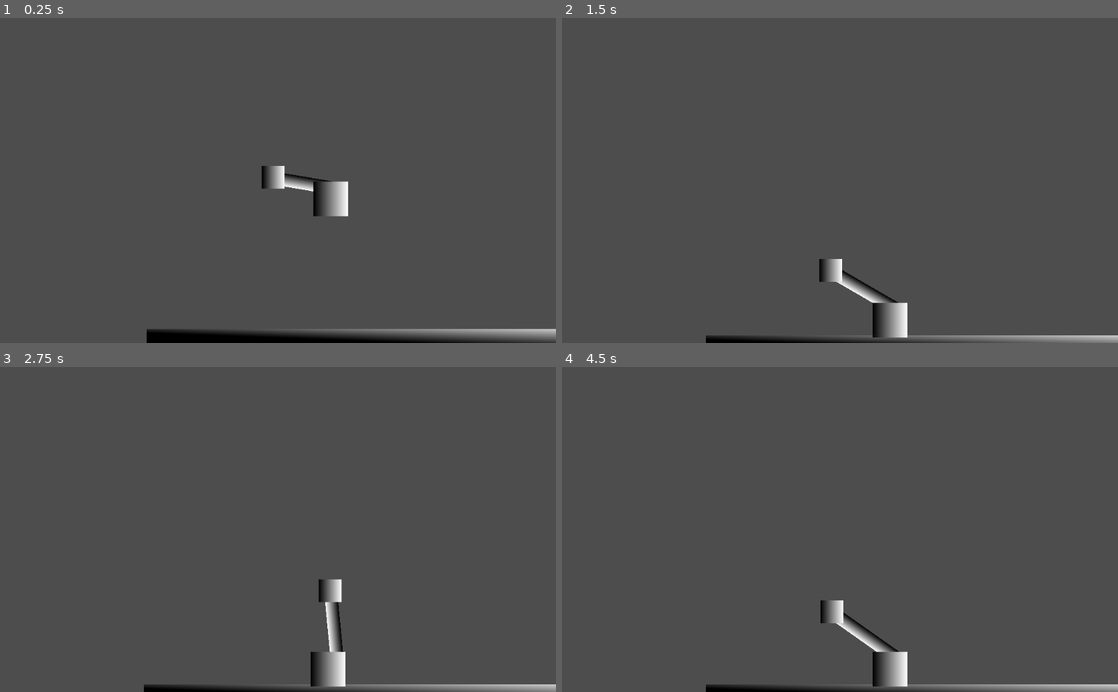
Above: before the commit, frames 1-4 (two rows, left to right).
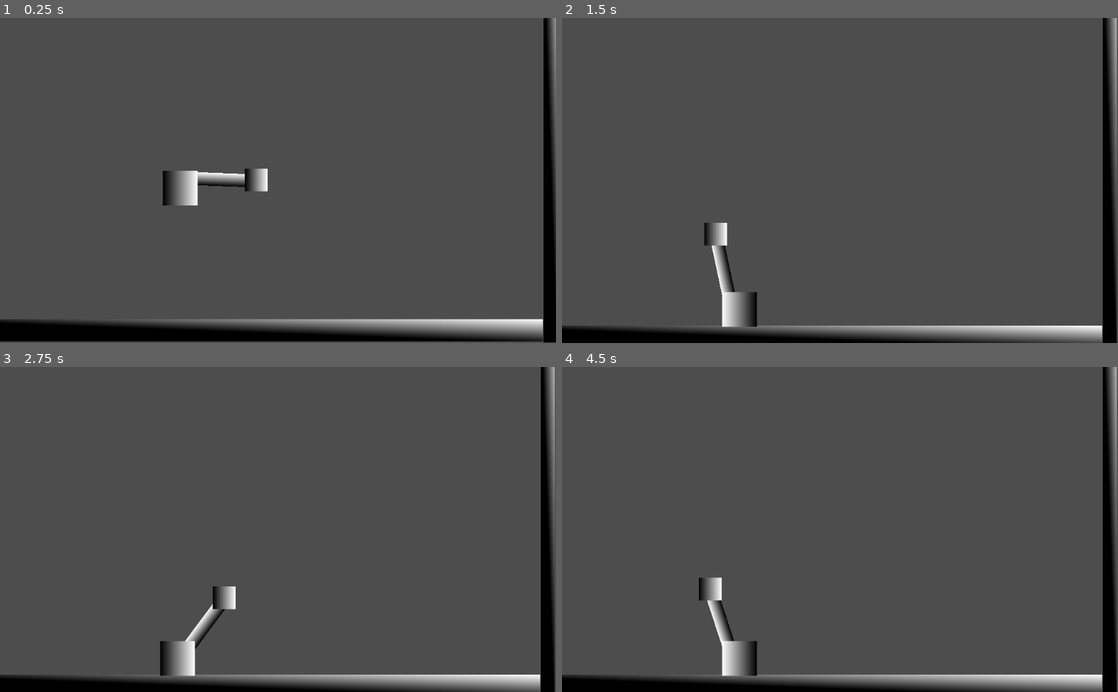
Above: after the commit, the same moments.

Repository: GameJamStation/Spelsylt
Game: Godot game, scene res://scenes/game.tscn
Same seed, same stepped clock (60 frames per second), same inputs: the game is played once before the commit and once after it.
Inputs (mouse positions are in pixels of both pictures, inside the frame that each line leads up to):
- Up to frame 1 (0.25 s): no input
- Up to frame 2 (1.5 s): move the mouse to (962, 164) at 0.52 s; move the mouse to (728, 196) at 1.27 s
- Up to frame 3 (2.75 s): move the mouse to (333, 458) at 2.02 s
- Up to frame 4 (4.5 s): tap Enter at 2.75 s; move the mouse to (812, 594) at 2.77 s; move the mouse to (1006, 578) at 3.52 s; move the mouse to (673, 480) at 4.27 s

The runs differ from the first frame. In frame 1, 9.4% of the frame differs, in the area x 0-100%, y 0-100%; in frame 2, 8.4%; in frame 3, 8.4%; in frame 4, 8.4%.

Commit message:
minor reflection

Diff:
--- a/scenes/Cock.gd
+++ b/scenes/Cock.gd
@@ -7,7 +7,7 @@
 @onready var Head: RigidBody2D = $Head
 @onready var Body: RigidBody2D = $Body
 
-@onready var NeckStart: Marker2D = $Body/NeckStart
+@onready var NeckStart: Marker2D = $Body/Flippable/NeckStart
 @onready var NeckEnd: Marker2D = $Head/NeckEnd
 @onready var NeckPath: Node = $NeckPath
 
@@ -47,6 +47,7 @@
 
 # Called every frame. 'delta' is the elapsed time since the previous frame.
 func _process(delta):
+	var mpos = get_global_mouse_position()
 	var p1 = NeckStart.global_position
 	var p2 = NeckEnd.global_position
 
@@ -59,4 +60,8 @@
 		segment.global_rotation = (p1 - p2).angle() + PI/2
 		segment.global_position = p1.lerp(p2, dists[i])
 
+	if sign(Body.global_position.x - p1.x) != sign(Body.global_position.x - Head.global_position.x)\
+		and abs(Body.global_position.x - Head.global_position.x) > 0.2*h_radius:
+		$Body/Flippable.transform.x.x *= -1
+
 	pass
--- a/scenes/world.tscn
+++ b/scenes/world.tscn
@@ -20,13 +20,13 @@
 [sub_resource type="GradientTexture2D" id="GradientTexture2D_ibgjg"]
 gradient = SubResource("Gradient_8cf7d")
 
-[sub_resource type="CircleShape2D" id="CircleShape2D_d444i"]
-radius = 30.9071
-
 [sub_resource type="Gradient" id="Gradient_ltyr7"]
 
 [sub_resource type="GradientTexture2D" id="GradientTexture2D_g1gqo"]
 gradient = SubResource("Gradient_ltyr7")
+
+[sub_resource type="CircleShape2D" id="CircleShape2D_d444i"]
+radius = 30.9071
 
 [sub_resource type="CircleShape2D" id="CircleShape2D_xp8kh"]
 radius = 21.37
@@ -34,7 +34,7 @@
 [node name="world" type="Node2D"]
 
 [node name="Camera2D" type="Camera2D" parent="."]
-position = Vector2(250, 144)
+position = Vector2(529, 162)
 script = ExtResource("1_eo4m4")
 
 [node name="StaticBody2D" type="StaticBody2D" parent="."]
@@ -46,6 +46,19 @@
 texture = SubResource("GradientTexture2D_tlrum")
 
 [node name="CollisionShape2D" type="CollisionShape2D" parent="StaticBody2D"]
+position = Vector2(423.5, 24.5)
+shape = SubResource("RectangleShape2D_phj4y")
+
+[node name="StaticBody2D2" type="StaticBody2D" parent="."]
+position = Vector2(1015, -494)
+scale = Vector2(0.0258251, 21.486)
+
+[node name="Sprite2D" type="Sprite2D" parent="StaticBody2D2"]
+position = Vector2(424.5, 24.5)
+scale = Vector2(6.30625, 0.455556)
+texture = SubResource("GradientTexture2D_tlrum")
+
+[node name="CollisionShape2D" type="CollisionShape2D" parent="StaticBody2D2"]
 position = Vector2(423.5, 24.5)
 shape = SubResource("RectangleShape2D_phj4y")
 
@@ -74,22 +87,27 @@
 texture = SubResource("GradientTexture2D_ibgjg")
 
 [node name="Body" type="RigidBody2D" parent="Cock"]
+collision_layer = 2
+collision_mask = 5
 mass = 3.0
 lock_rotation = true
 
-[node name="NeckStart" type="Marker2D" parent="Cock/Body"]
-position = Vector2(15, -16)
+[node name="Flippable" type="Node2D" parent="Cock/Body"]
+
+[node name="NeckStart" type="Marker2D" parent="Cock/Body/Flippable"]
+position = Vector2(18, -18)
+
+[node name="Sprite2D" type="Sprite2D" parent="Cock/Body/Flippable"]
+texture = SubResource("GradientTexture2D_g1gqo")
 
 [node name="CollisionShape2D" type="CollisionShape2D" parent="Cock/Body"]
 position = Vector2(-1.5, -1)
 shape = SubResource("CircleShape2D_d444i")
 
-[node name="Sprite2D" type="Sprite2D" parent="Cock/Body"]
-position = Vector2(-2, 2)
-texture = SubResource("GradientTexture2D_g1gqo")
-
 [node name="Head" type="RigidBody2D" parent="Cock"]
 position = Vector2(64, -98)
+collision_layer = 8
+collision_mask = 9
 gravity_scale = 0.0
 lock_rotation = true
 max_contacts_reported = 4
